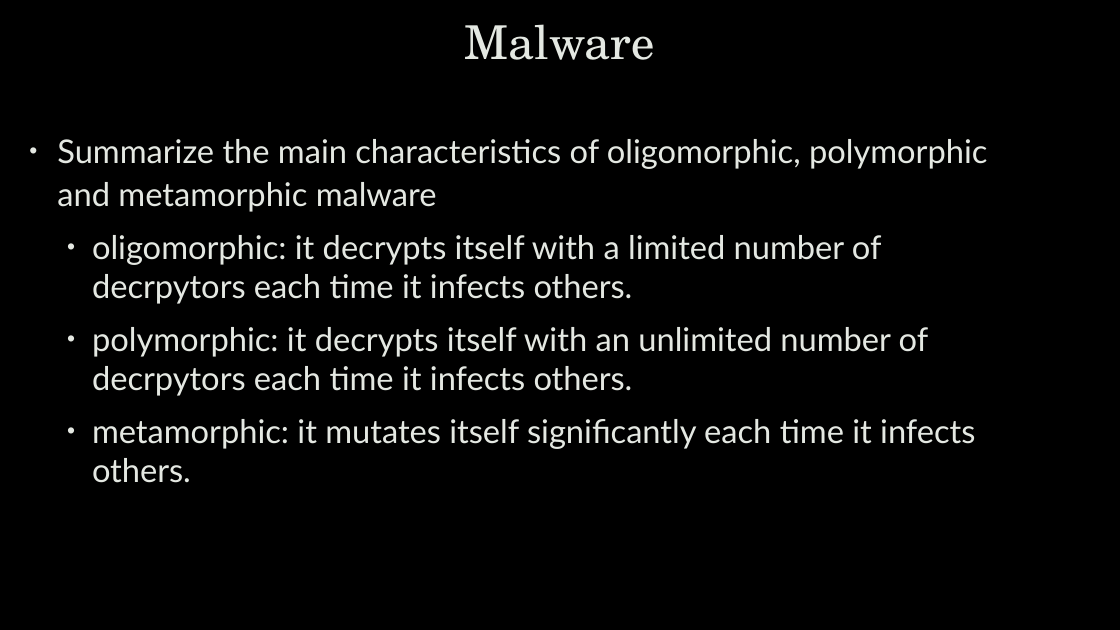
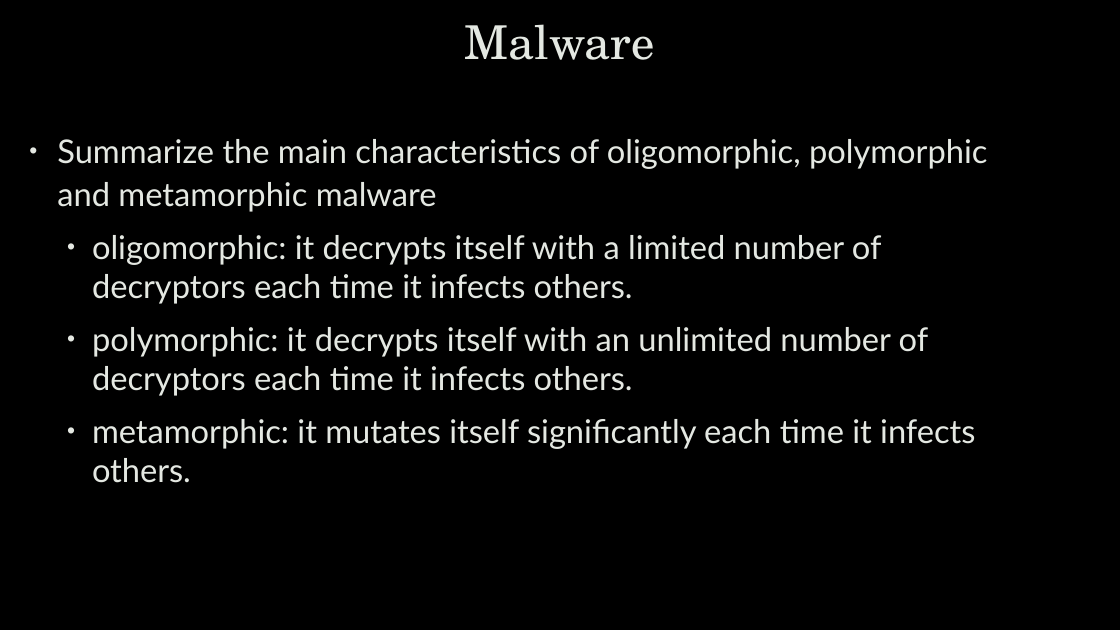
Before and after one commit to robert-mcknight/citx1003, a slide deck: slide 23 of cits1003-lecture_slides/CITS1003-5 Threats - exercises.pptx (slide 24 before the commit). Drawn at 1120x630 pixels with LibreOffice and Linux fonts; fonts in the diff are those of the drawing; background and template pictures are left out. Boxes give left, top, right and bottom in pixels: in the first picture for what was removed or moved away, otherwise in the second. Text is boxed around its words. In the diff, an @@ line names an element or a change of style, - is before the commit and + after.

Commit message:
Powerpoint Updates

```diff
--- a/cits1003-lecture_slides/CITS1003-5 Threats - exercises.pptx
+++ b/cits1003-lecture_slides/CITS1003-5 Threats - exercises.pptx
@@ text at (92,235,929,396): text changed @@
-  • oligomorphic: it decrypts itself with a limited number of decrpytors each time it infects others.
-  • polymorphic: it decrypts itself with an unlimited number of decrpytors each time it infects others.
+  • oligomorphic: it decrypts itself with a limited number of decryptors each time it infects others.
+  • polymorphic: it decrypts itself with an unlimited number of decryptors each time it infects others.
```
Also in this commit, not shown: 1 other slide changed, 11 slides removed, 7 other files.
